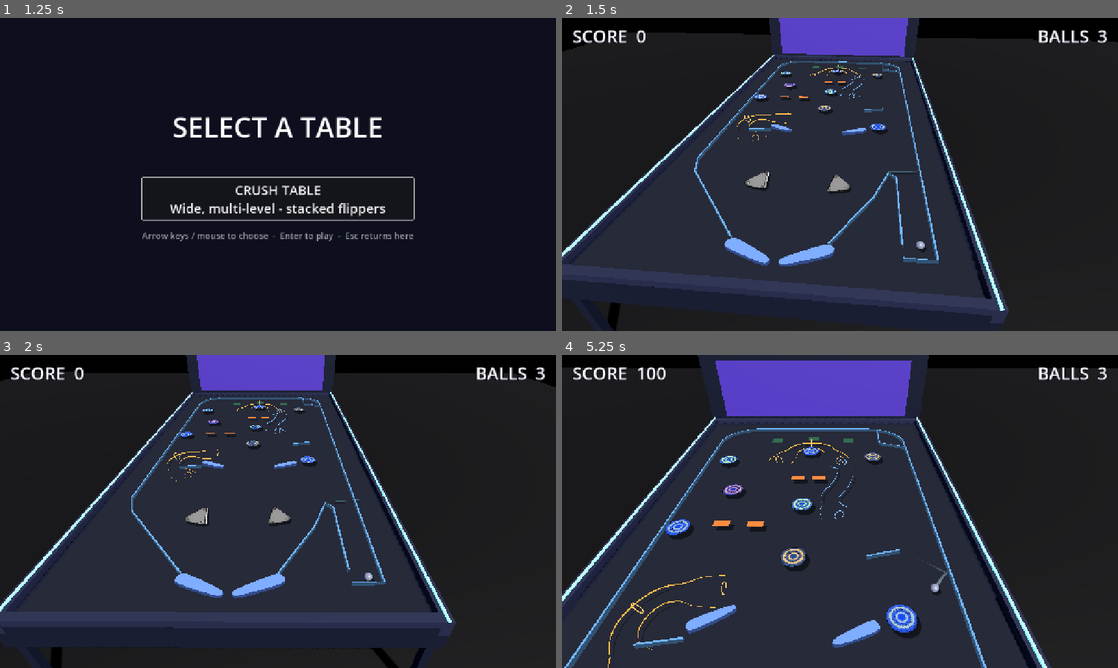
Above: before the commit, frames 1-4 (two rows, left to right).
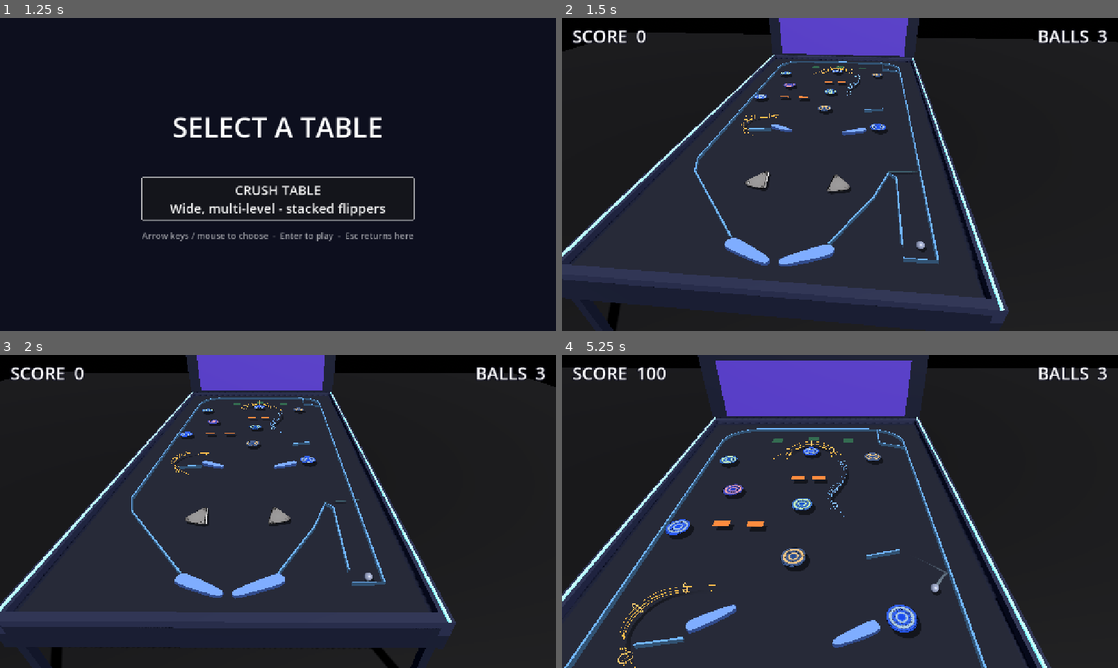
Above: after the commit, the same moments.

Repository: eddieedease/gdpb
Game: Godot game, scene res://scenes/table_select.tscn
Same seed, same stepped clock (60 frames per second), same inputs: the game is played once before the commit and once after it. Sound files missing from this copy of the repository are replaced by a short silence.
Inputs:
- Up to frame 1 (1.25 s): hold E (nudge_right) from 0.53 s (still down)
- Up to frame 2 (1.5 s): release E (nudge_right) at 1.25 s; click "CRUSH TABLE Wide, multi-level…" at 1.25 s
- Up to frame 3 (2 s): no input
- Up to frame 4 (5.25 s): hold Down (ui_down) 2.03-2.78 s; tap Space (launch) at 2.1, 3.6, 5.1 s; hold E (nudge_right) 2.78-3.53 s; hold Space (launch) 2.78-3.53 s; hold Up (ui_up) 3.53-4.28 s; hold Space (launch) 4.28-5.03 s; hold A (flipper_left) from 4.28 s (still down)

Frame 1 is identical in both runs. In frame 2, 0.2% of the frame differs, in the area x 31-55%, y 14-40%; in frame 3, 0.2%; in frame 4, 0.5%, in the area x 8-53%, y 26-100%.

Commit message:
Channels drawn as true wireform tubes (funnel + ball-sized O + wires)
Replaces the two tall wall-ribbons (which read as walls a ball could
pass through) with the real habitrail construction the user described:
- five longitudinal WIRES wrapping the ball - bottom, two lower
  diagonals, two sides - open on top so the ball stays visible;
- each end widens into a funnel (2.1x over the last 8%) leading to a
  ball-sized 'O' ring at the throat (hole just larger than the ball);
- more rings every ~180px along the run, all matching the tube radius,
  with support posts down to the board;
- one shadow strip under the centreline, fading in with height.
All built from the channel's centre curve at ball-centre height, using
the shared height profile, so the ball rides exactly inside the wires.

Co-Authored-By: Claude Opus 4.8 <noreply@anthropic.com>

Diff:
--- a/scripts/crush_view.gd
+++ b/scripts/crush_view.gd
@@ -143,118 +143,129 @@
 	return _channel_peak(ramp) * k * k * (3.0 - 2.0 * k)
 
 
-## Replace a ramp's flat 2D rail art with 3D ribbons that rise from board
-## level at each mouth along the channel's height profile - plus habitrail
-## style rings ('O's) at the mouths and along the run, with support posts.
+## Channels are drawn as WIREFORM tubes (like real habitrail ramps): five
+## longitudinal wires wrapping the ball (open top), a funnel that widens to
+## each opening, ball-sized 'O' rings at the throats and along the run, and
+## support posts. Built from the channel's centre curve.
+const TUBE_R := 0.165          # wire ring radius: ball (0.14) + clearance
+const WIRE_HALF := 0.008       # wire thickness
+const WIRE_ANGLES := [-90.0, -45.0, -135.0, 0.0, 180.0]  # bottom, diagonals, sides
+
 func _build_ramp_rails(ramp: Node2D) -> void:
-	# Handle ramps nested inside other ramps too (easy to create by accident
-	# when instancing in the editor).
+	# Handle ramps nested inside other ramps too.
 	for c in ramp.get_children():
 		if c is Node2D and c.get_node_or_null("Left") != null:
 			_build_ramp_rails(c)
-	for rail_name in ["Left", "Right"]:
-		var line: Line2D = ramp.get_node_or_null(rail_name)
-		if line == null or line.points.size() < 2:
-			continue
-		var pts := line.points
-		var n := pts.size()
-		# Thin wire-like ribbon (a deep band reads as a fence standing on the
-		# board; a shallow one reads as an elevated rail).
-		var st := SurfaceTool.new()
-		st.begin(Mesh.PRIMITIVE_TRIANGLE_STRIP)
-		# Matching shadow strip painted on the board, fading IN as the rail
-		# rises - so the rail is visually attached only at its mouths and
-		# clearly floats with air underneath everywhere else.
-		var sh := SurfaceTool.new()
-		sh.begin(Mesh.PRIMITIVE_TRIANGLE_STRIP)
-		for i in n:
-			var t := float(i) / float(n - 1)
-			var h := _channel_h(ramp, t)
-			var w := _table_to_world(line.to_global(pts[i]))
-			st.add_vertex(Vector3(w.x, h + 0.02, w.z))
-			st.add_vertex(Vector3(w.x, h - 0.035, w.z))
-			# horizontal direction of the rail at this point, for shadow width
-			var p_prev := pts[maxi(i - 1, 0)]
-			var p_next := pts[mini(i + 1, n - 1)]
-			var tang := (p_next - p_prev).normalized()
-			var perp := Vector3(-tang.y, 0.0, tang.x) * 0.04
-			var a := clampf(h / maxf(_channel_peak(ramp), 0.001), 0.0, 1.0) * 0.4
-			var s := Vector3(w.x, 0.012, w.z)   # offset applied per-frame (camera)
-			sh.set_color(Color(0, 0, 0, a))
-			sh.add_vertex(s + perp)
-			sh.set_color(Color(0, 0, 0, a))
-			sh.add_vertex(s - perp)
-		var mesh := MeshInstance3D.new()
-		mesh.mesh = st.commit()
-		var mat := StandardMaterial3D.new()
-		mat.shading_mode = BaseMaterial3D.SHADING_MODE_UNSHADED
-		mat.albedo_color = line.default_color   # ramps orange, rails blue
-		mat.cull_mode = BaseMaterial3D.CULL_DISABLED
-		mesh.material_override = mat
-		add_child(mesh)
-		var smesh := MeshInstance3D.new()
-		smesh.mesh = sh.commit()
-		var smat := StandardMaterial3D.new()
-		smat.shading_mode = BaseMaterial3D.SHADING_MODE_UNSHADED
-		smat.vertex_color_use_as_albedo = true
-		smat.transparency = BaseMaterial3D.TRANSPARENCY_ALPHA
-		smat.cull_mode = BaseMaterial3D.CULL_DISABLED
-		smesh.material_override = smat
-		add_child(smesh)
-		_shadows.append([smesh, 1.0])
-		line.visible = false
-
-	_build_channel_rings(ramp)
-
-
-## Habitrail rings: an 'O' at each mouth and hoops along the run (one per
-## ~250px of curve), each with a support post down to the board - the second
-## structure layer that sells the rail as a built object.
-func _build_channel_rings(ramp: Node2D) -> void:
-	if ramp.get("curve") == null:
+	var left_line: Line2D = ramp.get_node_or_null("Left")
+	var right_line: Line2D = ramp.get_node_or_null("Right")
+	if left_line == null or ramp.get("curve") == null:
 		return
-	var cpts: PackedVector2Array = ramp.curve.tessellate(5, 4.0)
+	left_line.visible = false
+	if right_line:
+		right_line.visible = false
+	var col: Color = left_line.default_color
+
+	var cpts: PackedVector2Array = ramp.curve.tessellate(6, 3.0)
 	var n := cpts.size()
 	if n < 2:
 		return
-	var ref_line: Line2D = ramp.get_node_or_null("Left")
-	var col: Color = ref_line.default_color.lightened(0.15) if ref_line else Color(0.7, 0.8, 1.0)
-	var count := clampi(int(ramp.curve.get_baked_length() / 250.0), 1, 8)
-	for r in count + 1:
-		var t := float(r) / float(count)
+	# Centreline frames: position at ball-centre height, horizontal normal,
+	# and tube radius (flared into a funnel over the first/last 8%).
+	var centers: Array[Vector3] = []
+	var normals: Array[Vector3] = []
+	var radii := PackedFloat32Array()
+	for i in n:
+		var t := float(i) / float(n - 1)
+		var w := _table_to_world(ramp.to_global(cpts[i]))
+		centers.append(Vector3(w.x, _channel_h(ramp, t) + BALL_R, w.z))
+		var p_prev := cpts[maxi(i - 1, 0)]
+		var p_next := cpts[mini(i + 1, n - 1)]
+		var tg := (p_next - p_prev).normalized()
+		normals.append(Vector3(-tg.y, 0.0, tg.x))
+		var k := clampf(minf(t, 1.0 - t) / 0.08, 0.0, 1.0)
+		radii.append(TUBE_R * lerpf(2.1, 1.0, k * k * (3.0 - 2.0 * k)))
+
+	# --- the wires ---
+	var st := SurfaceTool.new()
+	st.begin(Mesh.PRIMITIVE_TRIANGLES)
+	for phi_deg in WIRE_ANGLES:
+		var phi := deg_to_rad(phi_deg)
+		var cph := cos(phi)
+		var sph := sin(phi)
+		for i in n - 1:
+			var a := centers[i] + normals[i] * cph * radii[i] + Vector3.UP * sph * radii[i]
+			var b := centers[i + 1] + normals[i + 1] * cph * radii[i + 1] + Vector3.UP * sph * radii[i + 1]
+			var up := Vector3.UP * WIRE_HALF
+			_quad(st, a + up, b + up, b - up, a - up, col)
+			_quad(st, a + normals[i] * WIRE_HALF, b + normals[i + 1] * WIRE_HALF,
+					b - normals[i + 1] * WIRE_HALF, a - normals[i] * WIRE_HALF, col)
+	var mesh := MeshInstance3D.new()
+	mesh.mesh = st.commit()
+	var mat := StandardMaterial3D.new()
+	mat.shading_mode = BaseMaterial3D.SHADING_MODE_UNSHADED
+	mat.vertex_color_use_as_albedo = true
+	mat.cull_mode = BaseMaterial3D.CULL_DISABLED
+	mesh.material_override = mat
+	add_child(mesh)
+
+	# --- shadow strip on the board, fading in with height ---
+	var sh := SurfaceTool.new()
+	sh.begin(Mesh.PRIMITIVE_TRIANGLE_STRIP)
+	for i in n:
+		var lift := centers[i].y - BALL_R
+		var a2 := clampf(lift / maxf(_channel_peak(ramp), 0.001), 0.0, 1.0) * 0.4
+		var s := Vector3(centers[i].x, 0.012, centers[i].z)
+		sh.set_color(Color(0, 0, 0, a2))
+		sh.add_vertex(s + normals[i] * TUBE_R)
+		sh.set_color(Color(0, 0, 0, a2))
+		sh.add_vertex(s - normals[i] * TUBE_R)
+	var smesh := MeshInstance3D.new()
+	smesh.mesh = sh.commit()
+	var smat := StandardMaterial3D.new()
+	smat.shading_mode = BaseMaterial3D.SHADING_MODE_UNSHADED
+	smat.vertex_color_use_as_albedo = true
+	smat.transparency = BaseMaterial3D.TRANSPARENCY_ALPHA
+	smat.cull_mode = BaseMaterial3D.CULL_DISABLED
+	smesh.material_override = smat
+	add_child(smesh)
+	_shadows.append([smesh, 1.0])
+
+	# --- 'O' rings: at each funnel throat and every ~180px along the tube ---
+	var length: float = ramp.curve.get_baked_length()
+	var ring_ts: Array[float] = [0.08, 0.92]
+	var between := int(length * 0.84 / 180.0)
+	for r in range(1, between):
+		ring_ts.append(0.08 + 0.84 * float(r) / float(between))
+	for t in ring_ts:
 		var idx := clampi(int(t * (n - 1)), 0, n - 1)
-		var p := _table_to_world(ramp.to_global(cpts[idx]))
-		var h := _channel_h(ramp, t)
+		var c3 := centers[idx]
 		var i2 := clampi(idx + 1, 0, n - 1)
 		var i1 := clampi(idx - 1, 0, n - 1)
-		var tang3 := _table_to_world(ramp.to_global(cpts[i2])) - _table_to_world(ramp.to_global(cpts[i1]))
+		var tang3 := centers[i2] - centers[i1]
 		var yaw := atan2(tang3.x, tang3.z)
-
 		var ring := MeshInstance3D.new()
 		var torus := TorusMesh.new()
-		torus.inner_radius = 0.185
-		torus.outer_radius = 0.215
+		torus.inner_radius = TUBE_R - 0.006
+		torus.outer_radius = TUBE_R + 0.016
 		ring.mesh = torus
-		var mat := StandardMaterial3D.new()
-		mat.shading_mode = BaseMaterial3D.SHADING_MODE_UNSHADED
-		mat.albedo_color = col
-		ring.material_override = mat
-		ring.position = Vector3(p.x, h + BALL_R, p.z)
+		var rmat := StandardMaterial3D.new()
+		rmat.shading_mode = BaseMaterial3D.SHADING_MODE_UNSHADED
+		rmat.albedo_color = col.lightened(0.2)
+		ring.material_override = rmat
+		ring.position = c3
 		ring.rotation = Vector3(PI * 0.5, yaw, 0.0)
 		add_child(ring)
-
-		# support post from the board up to the ring's underside
-		var post_h := h + BALL_R - 0.19
+		var post_h := c3.y - TUBE_R
 		if post_h > 0.03:
 			var post := MeshInstance3D.new()
 			var box := BoxMesh.new()
-			box.size = Vector3(0.025, post_h, 0.025)
+			box.size = Vector3(0.022, post_h, 0.022)
 			post.mesh = box
 			var pmat := StandardMaterial3D.new()
 			pmat.shading_mode = BaseMaterial3D.SHADING_MODE_UNSHADED
 			pmat.albedo_color = Color(0.25, 0.28, 0.38)
 			post.material_override = pmat
-			post.position = Vector3(p.x, post_h * 0.5, p.z)
+			post.position = Vector3(c3.x, post_h * 0.5, c3.z)
 			add_child(post)
 
 
